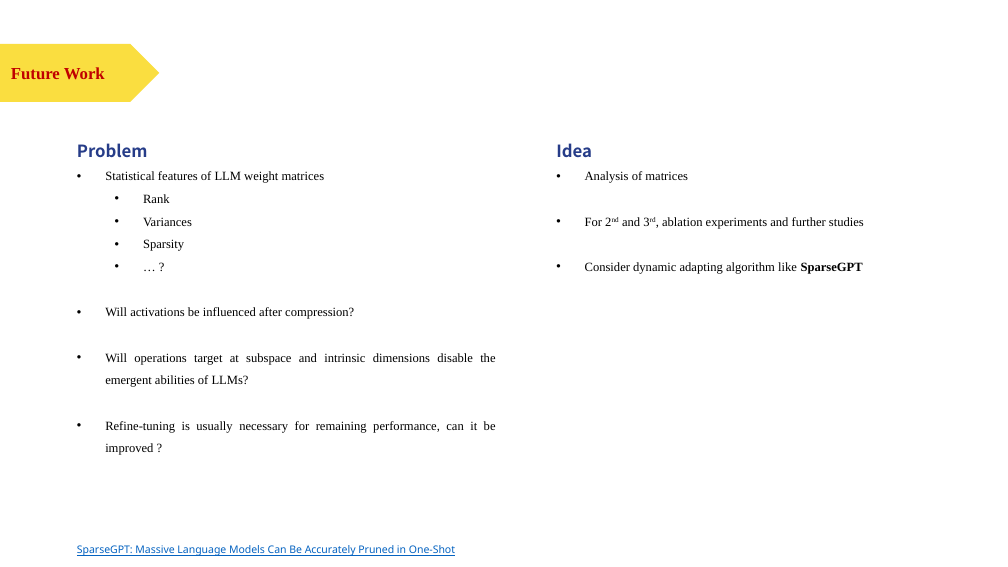
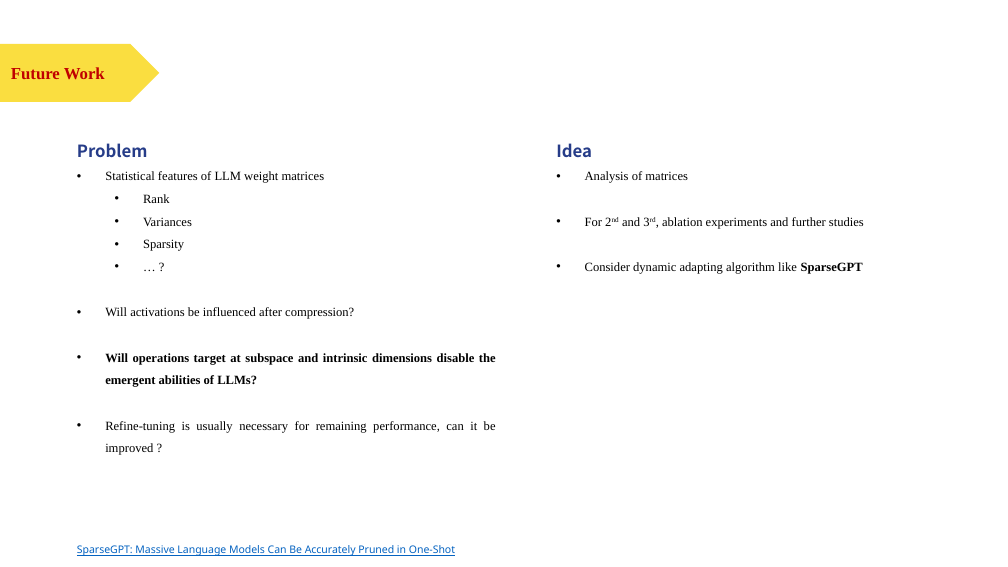
Before and after one commit to polarispw/MSBD5014-IP, a slide deck: slide 10 of docs/Matrix Factorization & LLM Compression.pptx. Drawn at 1008x567 pixels with LibreOffice and Linux fonts; fonts in the diff are those of the drawing. Boxes give left, top, right and bottom in pixels: in the first picture for what was removed or moved away, otherwise in the second. Text is boxed around its words. In the diff, an @@ line names an element or a change of style, - is before the commit and + after.

```diff
--- a/docs/Matrix Factorization & LLM Compression.pptx
+++ b/docs/Matrix Factorization & LLM Compression.pptx
@@ text at [105,353,496,387]: bold on in "Will operations target at subspace and intrinsic ..." @@
```
Also in this commit, not shown: 1 other slide changed, 4 slides added, 21 other files.
